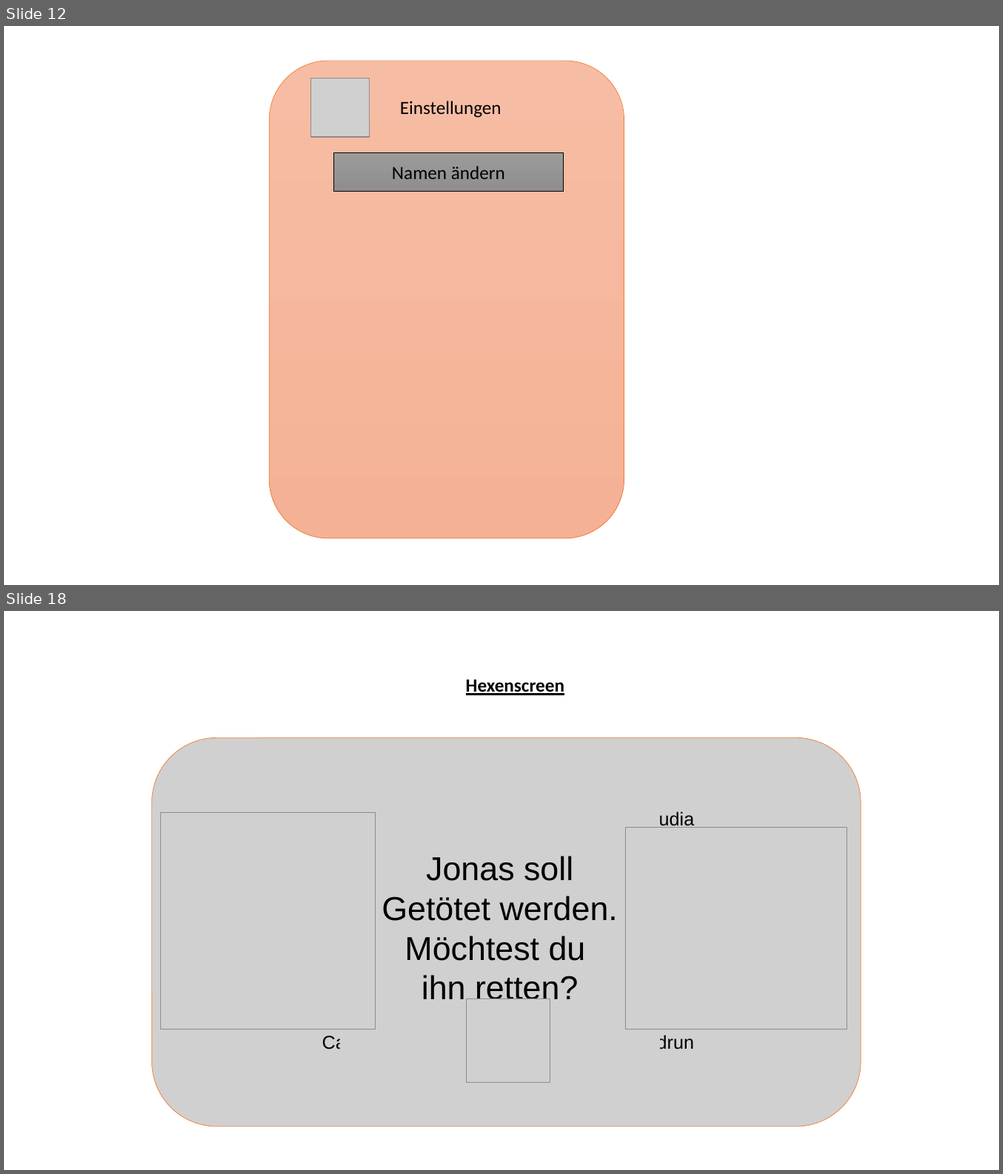
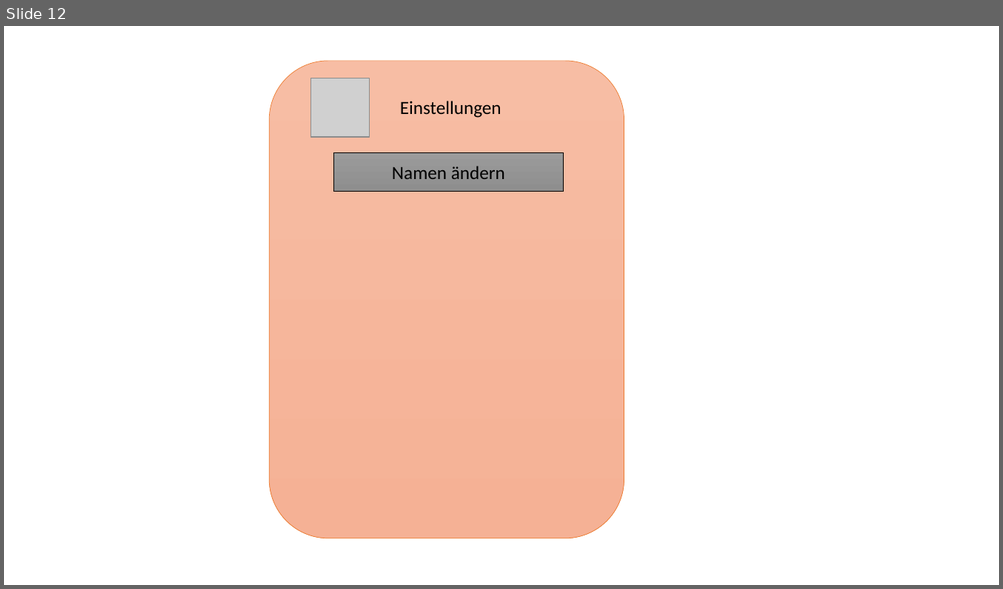
Before and after one commit to john-kloss/werwolf, a slide deck: VisualisierungProjekt.odp. Shown one above the other, each under a label of ours: slides 12 and 18 before the commit, slide 12 after it; the slides between them are not shown. The pictures are 1003x1174 and 1003x589 pixels, drawn with LibreOffice and Linux fonts; fonts in the diff are those of the drawing; grey boxes stand for pictures. Boxes give left, top, right and bottom in pixels: in the first picture for what was removed or moved away, otherwise in the second. Text is boxed around its words. In the diff, an @@ line names an element or a change of style, - is before the commit and + after.

```diff
--- a/VisualisierungProjekt.odp
+++ b/VisualisierungProjekt.odp
@@ slide 18 removed at (4, 611, 999, 1170), background #FFFFFF @@
@@ text removed at (466, 679, 564, 695) @@
-Hexenscreen
@@ picture removed at (152, 738, 860, 1128) @@
@@ picture removed at (287, 757, 412, 880) @@
-Jonas
@@ picture removed at (447, 757, 571, 880) @@
@@ picture removed at (600, 757, 724, 880) @@
-Claudia
@@ picture removed at (340, 781, 660, 1073) @@
-Jonas soll
-Getötet werden.
-Möchtest du
-ihn retten?
@@ picture removed at (161, 812, 375, 1030) @@
@@ picture removed at (626, 827, 847, 1030) @@
@@ picture removed at (287, 980, 412, 1103) @@
-Carola
@@ picture removed at (444, 980, 568, 1103) @@
@@ picture removed at (601, 980, 725, 1103) @@
-Gudrun
@@ picture removed at (466, 999, 550, 1082) @@
```
Also in this commit, not shown: 1 slide changed, 12 slides added, 10 other slides removed, 2 other files.
